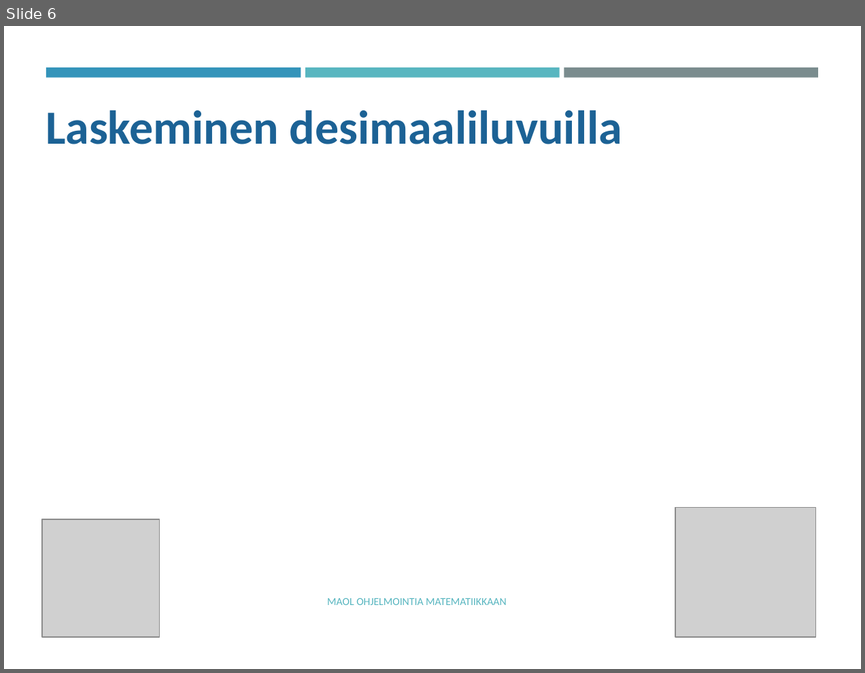
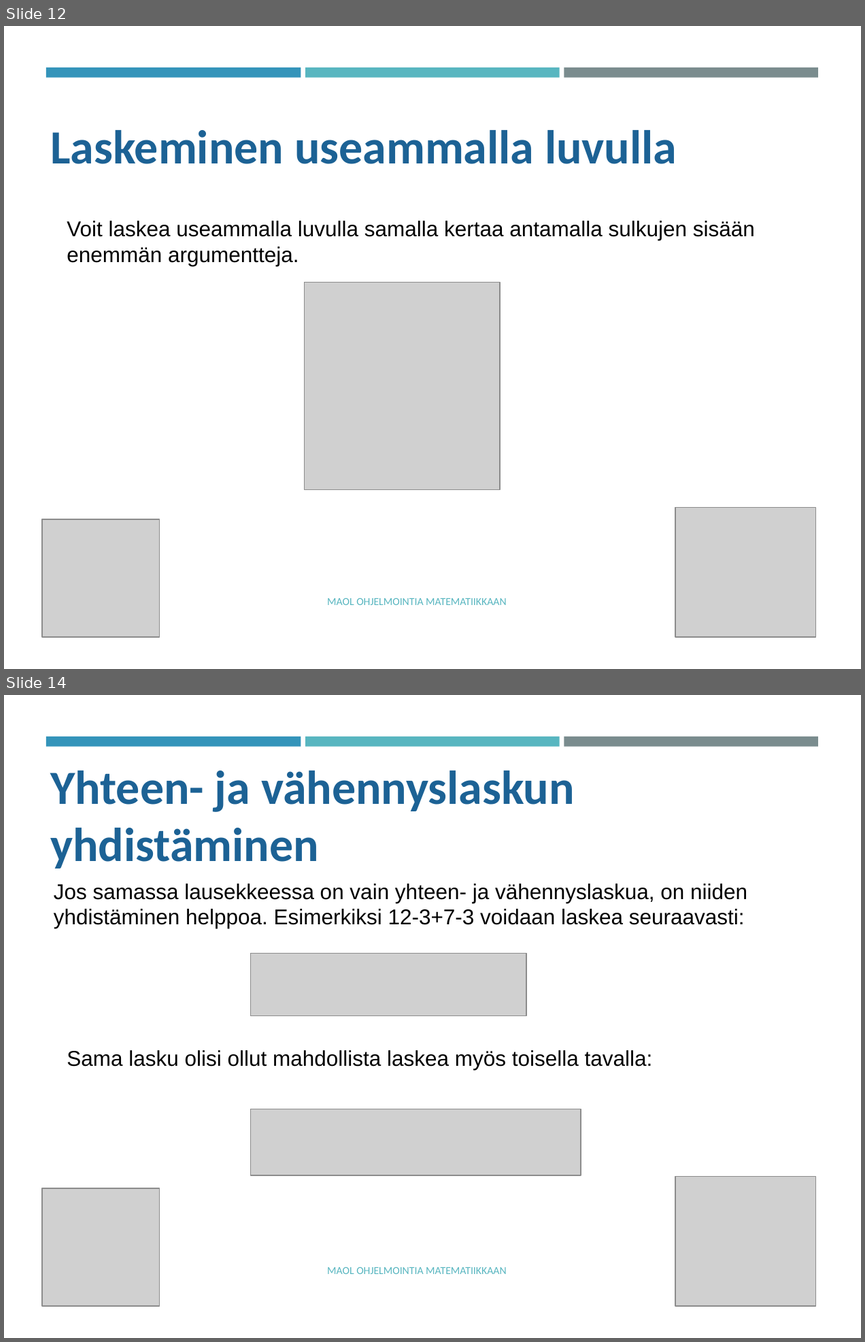
Before and after one commit to tyynetyyne/tyynetyyne.github.io, a slide deck: tehtavat/tiedostot/maol/power_point/Racket-MAOL-5-6-tutustuminen-ohjelmointiymparistoon.pptx. Shown one above the other, each under a label of ours: slide 6 before the commit, slides 12 and 14 after it; the slides between them are not shown. The pictures are 865x673 and 865x1342 pixels, drawn with LibreOffice and Linux fonts; fonts in the diff are those of the drawing; grey boxes stand for pictures. Boxes give left, top, right and bottom in pixels: in the first picture for what was removed or moved away, otherwise in the second. Text is boxed around its words. In the diff, an @@ line names an element or a change of style, - is before the commit and + after.

```diff
--- a/tehtavat/tiedostot/maol/power_point/Racket-MAOL-5-6-tutustuminen-ohjelmointiymparistoon.pptx
+++ b/tehtavat/tiedostot/maol/power_point/Racket-MAOL-5-6-tutustuminen-ohjelmointiymparistoon.pptx
@@ slide 14 added at (x1=4, y1=695, x2=861, y2=1338), background #FFFFFF; not listed: 3 template elements that a slide beside it also shows @@
@@ text added at (x1=50, y1=770, x2=575, y2=868), 40 pt, text #1D6294, bold @@
+Yhteen- ja vähennyslaskun yhdistäminen
@@ text added at (x1=54, y1=883, x2=747, y2=928), 18 pt, text #000000 @@
+Jos samassa lausekkeessa on vain yhteen- ja vähennyslaskua, on niiden yhdistäminen helppoa. Esimerkiksi 12-3+7-3 voidaan laskea seuraavasti:
@@ picture added at (x1=250, y1=953, x2=526, y2=1015) @@
@@ text added at (x1=67, y1=1050, x2=653, y2=1070), 18 pt, text #000000 @@
+Sama lasku olisi ollut mahdollista laskea myös toisella tavalla:
@@ picture added at (x1=250, y1=1109, x2=581, y2=1175) @@
@@ picture added at (x1=675, y1=1176, x2=815, y2=1305) @@
@@ picture added at (x1=41, y1=1187, x2=159, y2=1305) @@
@@ text added at (x1=327, y1=1267, x2=507, y2=1274), 9 pt, text #58B6C0 @@
+MAOL OHJELMOINTIA MATEMATIIKKAAN
@@ what was slide 6 is now slide 12 @@
@@ slide 12 changed as well @@
@@ text at (x1=50, y1=130, x2=677, y2=164): text changed @@
-Laskeminen desimaaliluvuilla
+Laskeminen useammalla luvulla
@@ text added at (x1=67, y1=220, x2=755, y2=266), 18 pt, text #000000 @@
+Voit laskea useammalla luvulla samalla kertaa antamalla sulkujen sisään enemmän argumentteja.
@@ picture added at (x1=304, y1=282, x2=499, y2=490) @@
```
Also in this commit, not shown: 6 other slides changed, 11 other slides added, 3 slides removed.
